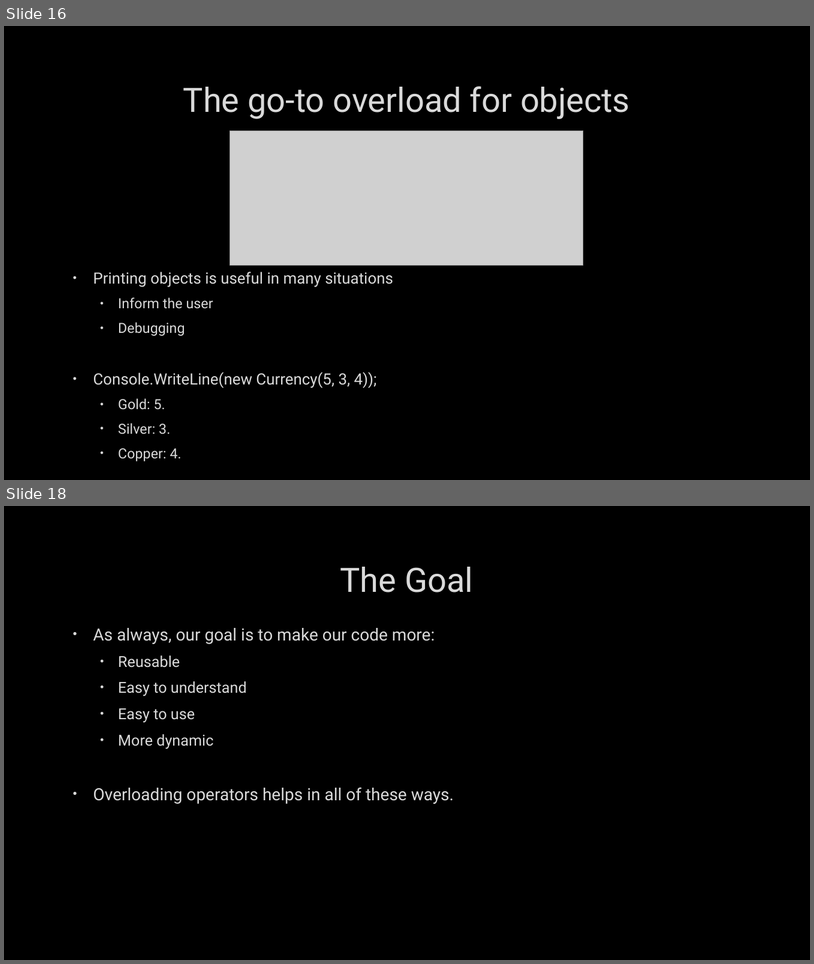
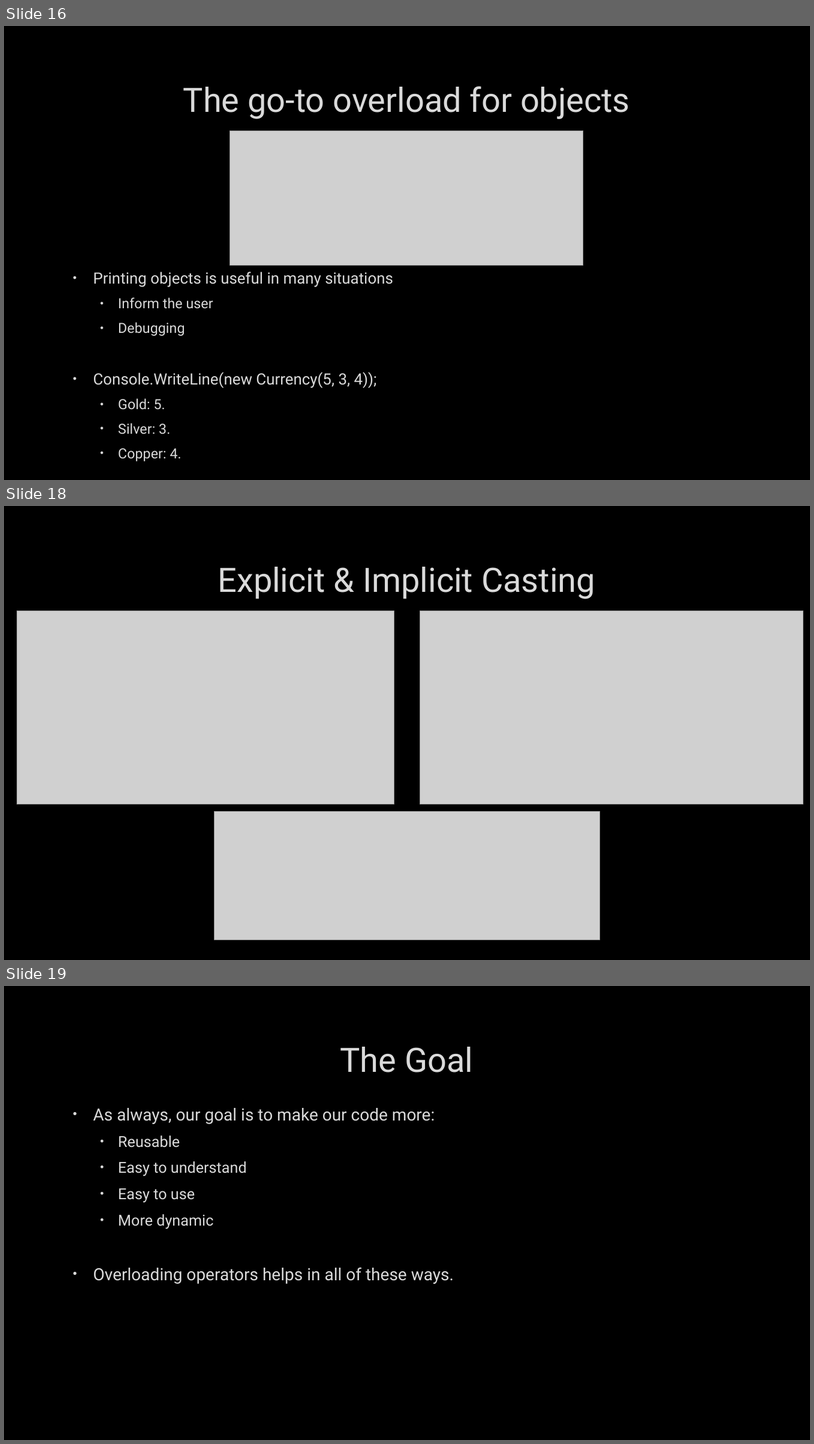
Before and after one commit to darrare/CS-3020, a slide deck: Documents/Powerpoints/1.4 Operators and Overloading.pptx. Shown one above the other, each under a label of ours: slides 16 and 18 before the commit, slides 16, 18 and 19 after it; the slides between them are not shown. The pictures are 814x964 and 814x1444 pixels, drawn with LibreOffice and Linux fonts; fonts in the diff are those of the drawing; grey boxes stand for pictures; background and template pictures are left out. Boxes give left, top, right and bottom in pixels: in the first picture for what was removed or moved away, otherwise in the second. Text is boxed around its words. In the diff, an @@ line names an element or a change of style, - is before the commit and + after.

```diff
--- a/Documents/Powerpoints/1.4 Operators and Overloading.pptx
+++ b/Documents/Powerpoints/1.4 Operators and Overloading.pptx
@@ slide 18 added at (x1=4, y1=506, x2=810, y2=960), background picture (left out) @@
@@ title added at (x1=218, y1=567, x2=596, y2=599), 40 pt, text #DADADA @@
+Explicit & Implicit Casting
@@ picture added at (x1=17, y1=610, x2=394, y2=804) @@
@@ picture added at (x1=420, y1=610, x2=804, y2=804) @@
@@ picture added at (x1=215, y1=811, x2=600, y2=939) @@
@@ what was slide 18 is now slide 19 @@
```
Also in this commit, not shown: 1 slide changed, 5 other files.
